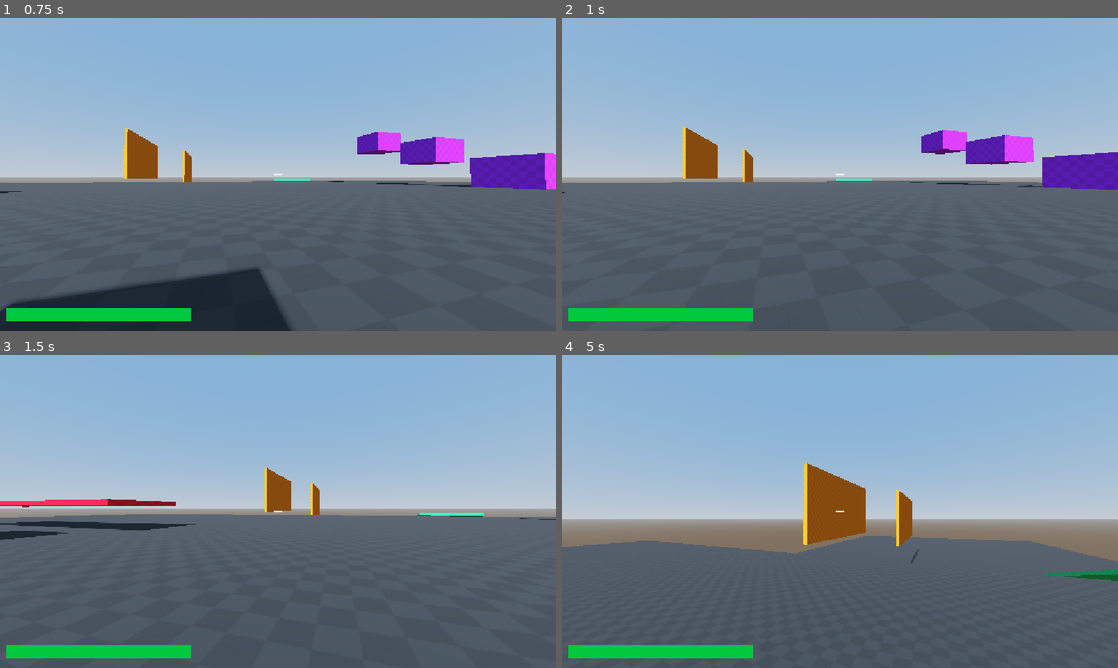
Above: before the commit, frames 1-4 (two rows, left to right).
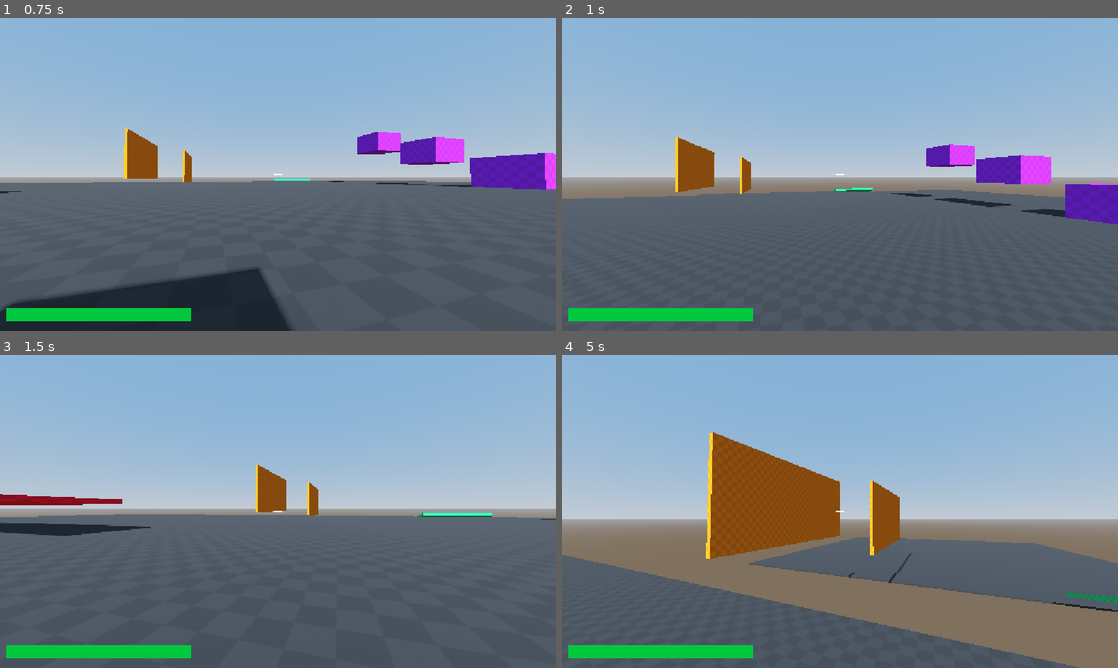
Above: after the commit, the same moments.

Repository: Lilhappy19/Karlson_remaster
Game: Godot game, scene res://scenes/main.tscn
Two runs of this game, one before a commit and one after it. Both use one fixed random seed, a clock stepped at 60 frames per second and the inputs below.
Inputs (mouse positions are in pixels of both pictures, inside the frame that each line leads up to):
- Up to frame 1 (0.75 s): tap Enter at 0.5 s; move the mouse to (305, 174) at 0.52 s; hold W (Move_Forward) from 0.53 s (still down); hold C (Move_Crouch_Slide) from 0.53 s (still down)
- Up to frame 2 (1 s): keep holding W (Move_Forward); keep holding C (Move_Crouch_Slide); tap Space (Move_Jump) at 0.77 s; tap Shift (Move_Sprint) at 0.8 s
- Up to frame 3 (1.5 s): keep holding W (Move_Forward); tap Space (Move_Jump) at 1.07 s; move the mouse to (250, 511) at 1.27 s; release C (Move_Crouch_Slide) at 1.28 s; tap Shift (Move_Sprint) at 1.35 s
- Up to frame 4 (5 s): keep holding W (Move_Forward); tap Space (Move_Jump) at 1.52, 1.55, 1.82, 2.1, 3.02, 3.32, 3.77, 3.8, 4.07, 4.52, 4.82 s; move the mouse to (851, 505) at 2.02 s; hold C (Move_Crouch_Slide) 2.03-2.78 s; move the mouse to (834, 517) at 2.77 s; click (834, 517) at 2.85 s; tap Shift (Move_Sprint) at 3.05, 4.35 s; move the mouse to (878, 514) at 3.52 s; hold C (Move_Crouch_Slide) 3.53-4.28 s; move the mouse to (795, 508) at 4.27 s; tap C (Move_Crouch_Slide) at 4.55 s

Frame 1 is identical in both runs. In frame 2, 9.2% of the frame differs, in the area x 0-100%, y 34-67%; in frame 3, 2.2%; in frame 4, 22%, in the area x 0-100%, y 24-100%.

Commit message:
fix : slide on slopes

Diff:
--- a/scripts/Player.gd
+++ b/scripts/Player.gd
@@ -12,7 +12,7 @@
 @export var jump_force : float = 20
 @export var camera_sensitivity : float = 1
 @export var strength : float = 15
-@export var slope_acceleration : float = 20.0
+@export var slope_acceleration : float = 50.0
 
 @onready var standard_collision : CollisionShape3D = $StandardCollison
 @onready var standard_shape : MeshInstance3D = $StandardShape
@@ -77,6 +77,7 @@
 		if Input.is_action_just_pressed("Move_Jump"):
 			linear_velocity.y = jump_force
 	#===================
+
 	if Input.is_action_pressed("Move_Forward"):
 		dir.z -= 1
 	if Input.is_action_pressed("Move_Backward"):
@@ -88,30 +89,37 @@
 
 	dir = dir.normalized().rotated(Vector3.UP,rotation.y)
 
-	var momentum : int = int(Vector3(linear_velocity.x,0,linear_velocity.z).length())
+	#=== slide ===
+	var is_jumping : bool = Input.is_action_just_pressed("Move_Jump")
 
-	#=== slide ===
-	if ground_check_shape.is_colliding() and Input.is_action_pressed("Move_Crouch_Slide"):
+	if ground_check_shape.is_colliding() and Input.is_action_pressed("Move_Crouch_Slide") and not is_jumping:
 		var slope_normal : Vector3 = ground_check_shape.get_collision_normal(0)
 
-		linear_velocity = linear_velocity.slide(slope_normal)
+		var current_speed : float = linear_velocity.length()
+		linear_velocity = linear_velocity.slide(slope_normal).normalized() * current_speed
 
 		if slope_normal != Vector3.UP:
-			var downhill_dir = Vector3.DOWN.slide(slope_normal).normalized()
+			var downhill_dir : Vector3 = Vector3.DOWN.slide(slope_normal).normalized()
+			var steepness : float = 1.0 - slope_normal.y
+			linear_velocity += downhill_dir * (slope_acceleration * steepness * 10.0) * _delta
+	#==============
 
-			if Vector3(linear_velocity.x, 0, linear_velocity.z).dot(Vector3(downhill_dir.x, 0, downhill_dir.z)) > 0:
-				linear_velocity.x += downhill_dir.x * slope_acceleration * _delta
-				linear_velocity.z += downhill_dir.z * slope_acceleration * _delta
+	var momentum : int = int(Vector3(linear_velocity.x,linear_velocity.y,linear_velocity.z).length())
 
-	#==============
 	if Input.is_action_pressed("Move_Crouch_Slide") and ground_check_shape.is_colliding() or crouch_check.is_colliding():
 		if momentum <= slide_threshold:
 			linear_velocity.z = lerp(linear_velocity.z,dir.z * speed * _delta / speed_M,0.5)
 			linear_velocity.x = lerp(linear_velocity.x,dir.x * speed * _delta / speed_M,0.5)
 	elif Input.is_action_pressed("Move_Sprint"):
+		if not ground_check_shape.is_colliding():
+			linear_velocity.z =  lerp(linear_velocity.z,dir.z * speed * _delta * speed_M * (momentum * 0.1),0.5)
+			linear_velocity.x = lerp(linear_velocity.x,dir.x * speed * _delta * speed_M * (momentum * 0.1),0.5)
 		linear_velocity.z =  lerp(linear_velocity.z,dir.z * speed * _delta * speed_M,0.5)
 		linear_velocity.x = lerp(linear_velocity.x,dir.x * speed * _delta * speed_M,0.5)
 	else:
+		if not ground_check_shape.is_colliding():
+			linear_velocity.z =  lerp(linear_velocity.z,dir.z * speed * _delta * (momentum * 0.1),0.5)
+			linear_velocity.x = lerp(linear_velocity.x,dir.x * speed * _delta * (momentum * 0.1),0.5)
 		linear_velocity.z = lerp(linear_velocity.z,dir.z * speed * _delta,0.5)
 		linear_velocity.x = lerp(linear_velocity.x,dir.x * speed * _delta,0.5)
 
Not shown, changed: Game/Linux/Karlson_remaster.exe.pck
Not shown, changed: Game/Windows/Karlson_remaster.pck
